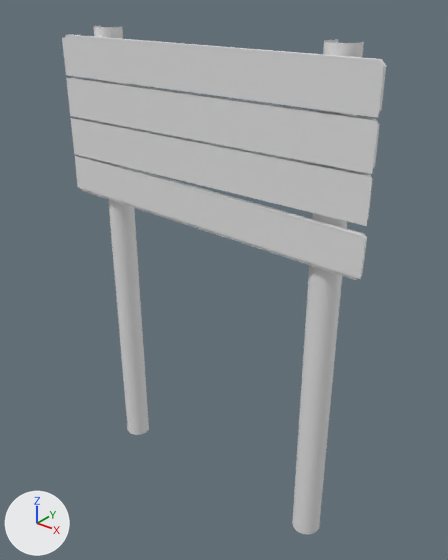
Renders of the FBX model Assets/Content/Models/Sign/MainMenu_Sign_Single.fbx from each side of a commit.
Camera for both pictures: a 50 mm camera at (3.91, -4.38, 4.79) aimed at (0.11, 0.37, 1.84). Arrows for +X, +Y and +Z are at lower left; the lights stay in place.

Before the edit, the objects in view are built like this:
```python
mat_sign_planks = principled_material('Sign_Planks')
mat_sign_planks.base_color = (0.8, 0.8, 0.8)  # white #e7e7e7
mat_sign_poles = principled_material('Sign_Poles')
mat_sign_poles.base_color = (0.8, 0.8, 0.8)  # white #e7e7e7
me_cylinder = bpy.data.meshes.new('Cylinder')
me_cylinder.from_pydata(...)  # 168 vertices, 90 faces; spans x -1.85..1.85, y 0.06..0.4, z -0.86..4.35
# faces by material slot: [42, 44, 4]
me_cylinder.materials.append(mat_sign_poles)  # white #e7e7e7
me_cylinder.materials.append(mat_sign_planks)  # white #e7e7e7
me_cylinder.materials.append(mat_sign_display)  # white #e7e7e7
ob_sign_lod0 = bpy.data.objects.new('Sign_LOD0', me_cylinder)
ob_sign_lod0.location = (0.0, 0.0, 0.0)
```
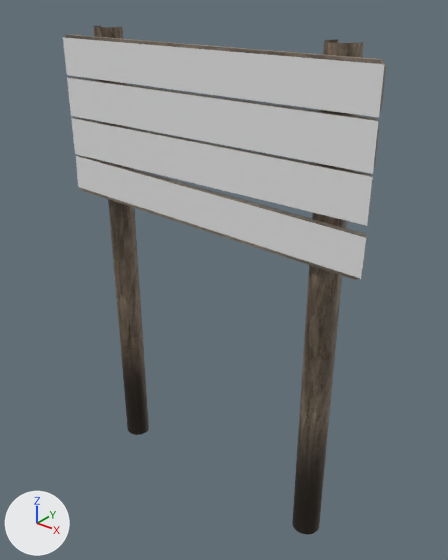
Boxes [x1, y1, x2, y2] around the edits, measured in the pictures (448 x 560 px):
'Sign_LOD0', surface changed
    both: [62, 25, 386, 535]

Patch to the scene script:
```diff
--- a/Assets/Content/Models/Sign/MainMenu_Sign_Single.fbx.py
+++ b/Assets/Content/Models/Sign/MainMenu_Sign_Single.fbx.py
@@ img_mainmenu_sign_single_sign_planks_albedotransparency_1_png @@
+img_mainmenu_sign_single_sign_planks_albedotransparency_1_png = load_image('MainMenu_Sign_Single_Sign_Planks_AlbedoTransparency 1.png', 'MainMenu_Sign_Single_Sign_Planks_AlbedoTransparency 1.png', 2048, 2048, 'sRGB')
@@ img_mainmenu_sign_single_sign_poles_albedotransparency_1_png @@
+img_mainmenu_sign_single_sign_poles_albedotransparency_1_png = load_image('MainMenu_Sign_Single_Sign_Poles_AlbedoTransparency 1.png', 'MainMenu_Sign_Single_Sign_Poles_AlbedoTransparency 1.png', 2048, 2048, 'sRGB')
@@ mat_sign_poles @@
 mat_sign_poles = principled_material('Sign_Poles')
-mat_sign_poles.base_color = (0.8, 0.8, 0.8)  # white #e7e7e7
+mat_sign_poles.texture = img_mainmenu_sign_single_sign_poles_albedotransparency_1_png
@@ mat_sign_planks @@
 mat_sign_planks = principled_material('Sign_Planks')
-mat_sign_planks.base_color = (0.8, 0.8, 0.8)  # white #e7e7e7
+mat_sign_planks.texture = img_mainmenu_sign_single_sign_planks_albedotransparency_1_png  # with its transparency
```
